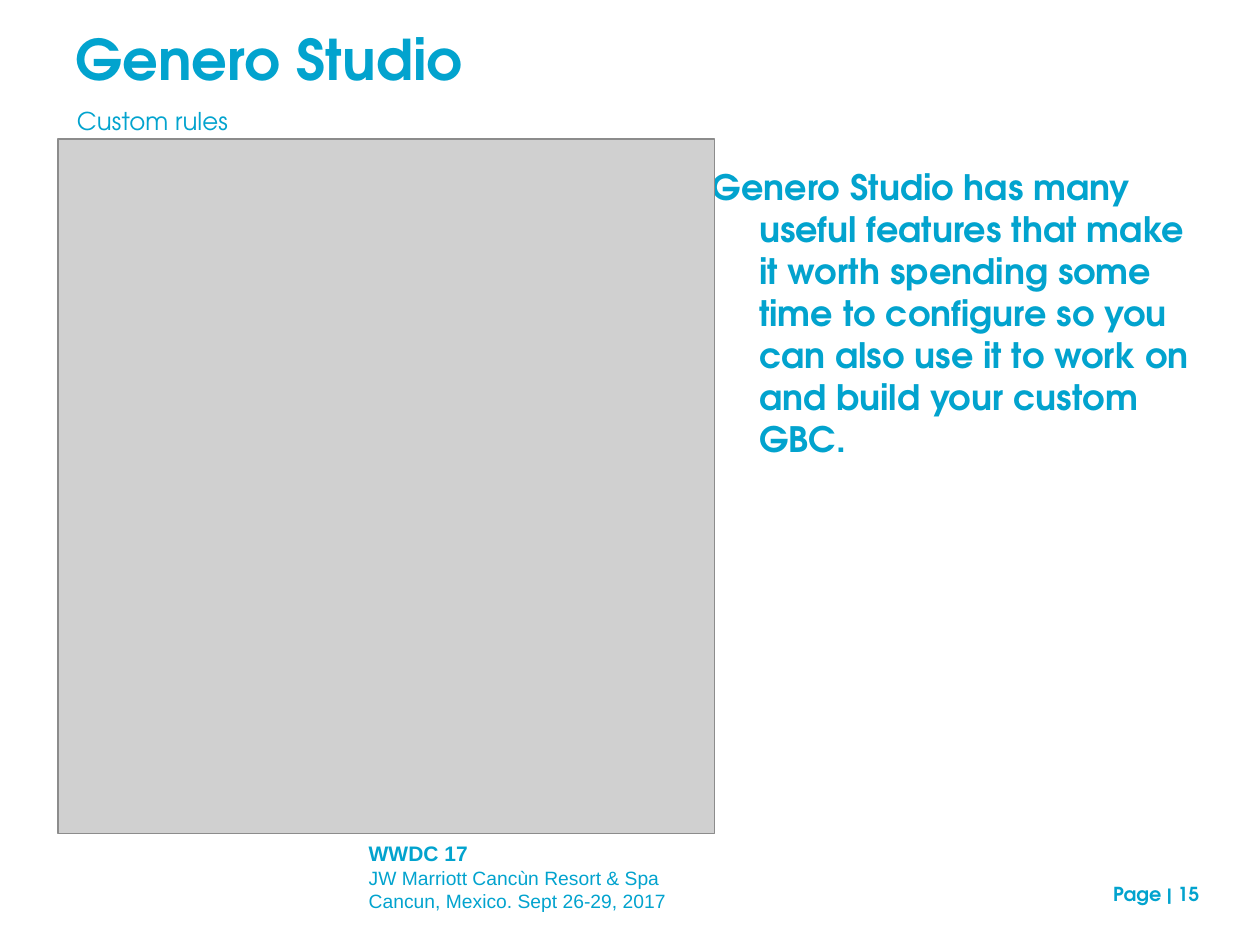
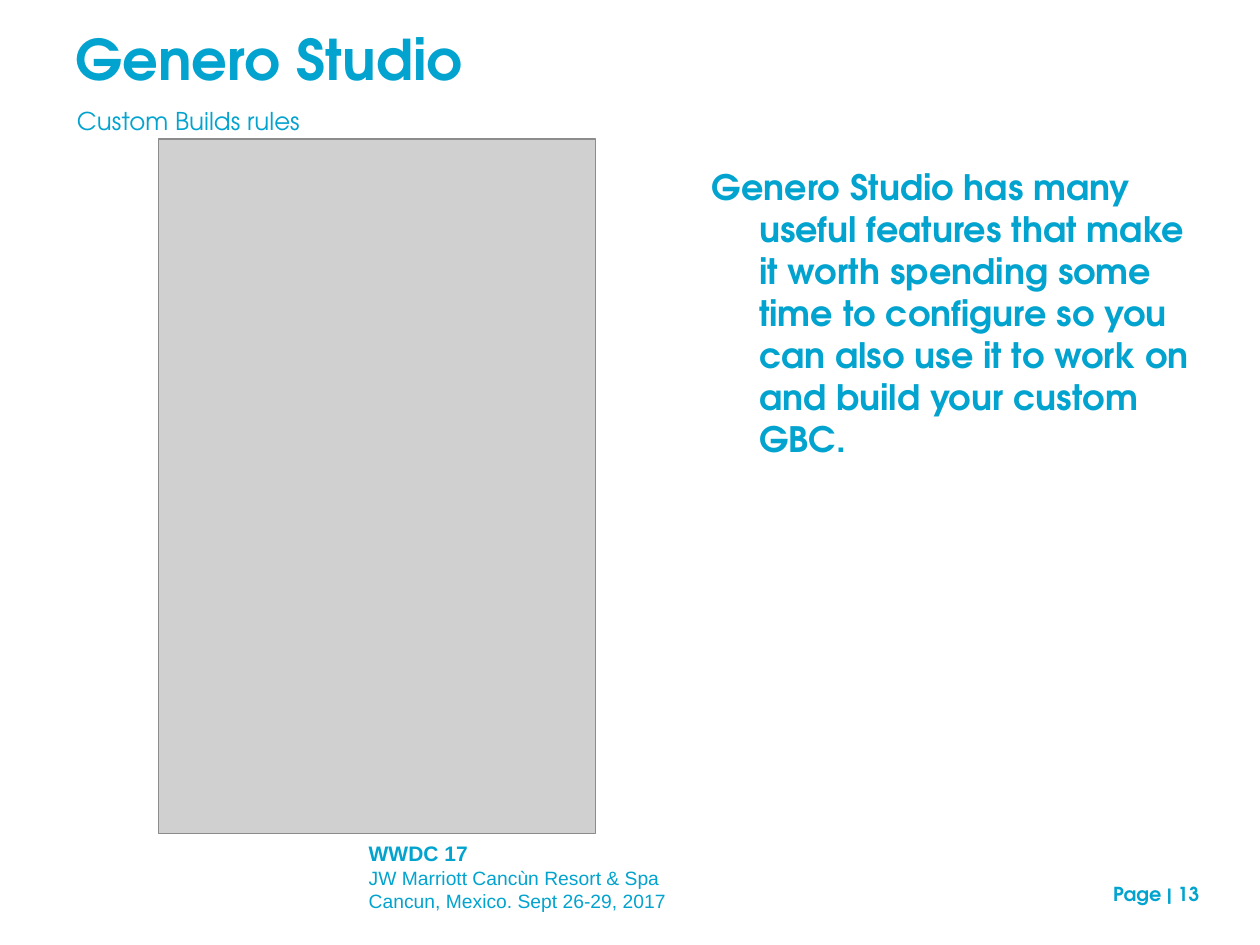
Before and after one commit to neilm-fourjs/njms_demos310, a slide deck: slide 13 of gbc/presentation/GBC_customization_draft.ppt (slide 15 before the commit). Drawn at 1260x945 pixels with LibreOffice and Linux fonts; fonts in the diff are those of the drawing; grey boxes stand for pictures; background and template pictures are left out. Boxes give left, top, right and bottom in pixels: in the first picture for what was removed or moved away, otherwise in the second. Text is boxed around its words. In the diff, an @@ line names an element or a change of style, - is before the commit and + after.

```diff
--- a/gbc/presentation/GBC_customization_draft.ppt
+++ b/gbc/presentation/GBC_customization_draft.ppt
@@ text at [77, 111, 300, 142]: text changed @@
-Custom rules
+Custom Builds rules
@@ picture: place and size @@
-picture at [58, 139, 714, 833]
+picture at [159, 139, 596, 833]
@@ page number at [1113, 886, 1200, 906]: text changed @@
-Page | 15
+Page | 13
```
Also in this commit, not shown: 5 other slides changed, 4 slides added, 5 other files.
